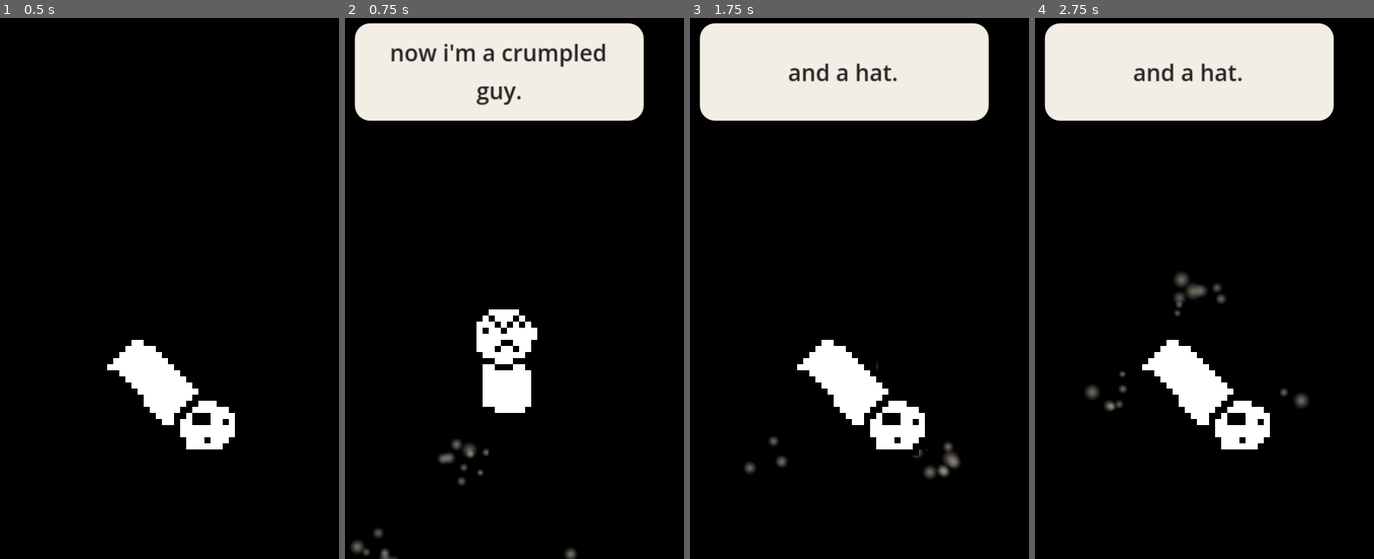
Above: before the commit, frames 1-4 (left to right).
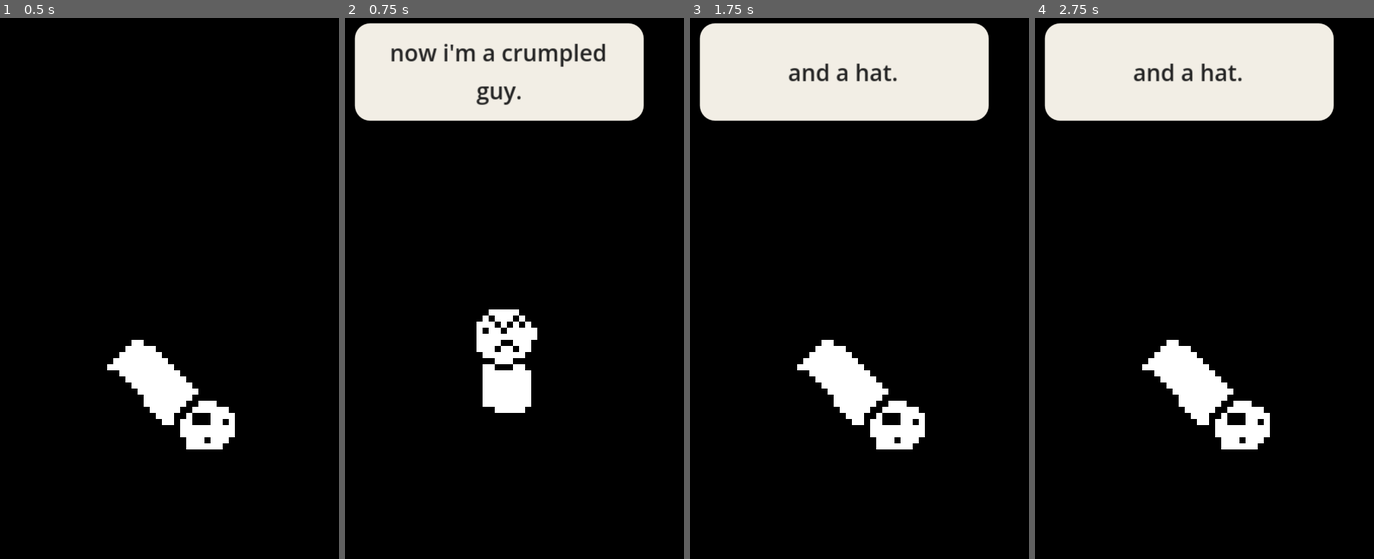
Above: after the commit, the same moments.

Repository: veroteknic/the-useless-fuck
Game: Godot game, scene res://main.tscn
Two runs of this game, one before a commit and one after it. Both use one fixed random seed, a clock stepped at 60 frames per second and the inputs below.
Inputs (mouse positions are in pixels of both pictures, inside the frame that each line leads up to):
- Up to frame 1 (0.5 s): no input
- Up to frame 2 (0.75 s): tap Enter at 0.5 s; drag from (507, 375) to (568, 164) at 0.52 s
- Up to frame 3 (1.75 s): drag from (outside the picture) to (822, 396) at 1.27 s
- Up to frame 4 (2.75 s): move the mouse to (outside the picture) at 2.02 s; click (outside the picture) at 2.17 s

Frame 1 is identical in both runs. In frame 2, 0.6% of the frame differs, in the area x 1-69%, y 77-100%; in frame 3, 0.5%; in frame 4, 0.7%, in the area x 14-81%, y 46-73%.

Commit message:
spawn particles from screen edges

Diff:
--- a/main.gd
+++ b/main.gd
@@ -210,7 +210,7 @@
 	dust_particles.lifetime_randomness = 0.35
 	dust_particles.explosiveness = 1.0
 	dust_particles.direction = Vector2.RIGHT
-	dust_particles.spread = 360.0
+	dust_particles.spread = 50.0
 	dust_particles.initial_velocity_min = 35.0
 	dust_particles.initial_velocity_max = 110.0
 	dust_particles.gravity = Vector2(0, 70.0)
@@ -224,12 +224,7 @@
 	dust_particles.scale_amount_max = 1.4
 	dust_particles.color = Color("#d8d1bf")
 	dust_particles.color_ramp = _make_fade_gradient(0.85)
-	dust_particles.emission_shape = CPUParticles2D.EMISSION_SHAPE_POINTS
-	dust_particles.emission_points = PackedVector2Array([
-		Vector2(-56.0, 0.0),
-		Vector2(56.0, 0.0),
-		Vector2(0.0, -56.0)
-	])
+	dust_particles.emission_shape = CPUParticles2D.EMISSION_SHAPE_POINT
 	effects_layer.add_child(dust_particles)
 
 	crumb_particles = CPUParticles2D.new()
@@ -243,8 +238,8 @@
 	crumb_particles.lifetime = 0.85
 	crumb_particles.lifetime_randomness = 0.4
 	crumb_particles.explosiveness = 1.0
-	crumb_particles.direction = Vector2.UP
-	crumb_particles.spread = 120.0
+	crumb_particles.direction = Vector2.DOWN
+	crumb_particles.spread = 60.0
 	crumb_particles.initial_velocity_min = 60.0
 	crumb_particles.initial_velocity_max = 170.0
 	crumb_particles.gravity = Vector2(0, 520.0)
@@ -258,12 +253,7 @@
 	crumb_particles.scale_amount_max = 1.5
 	crumb_particles.color = Color("#d9dde3")
 	crumb_particles.color_ramp = _make_fade_gradient(1.0)
-	crumb_particles.emission_shape = CPUParticles2D.EMISSION_SHAPE_POINTS
-	crumb_particles.emission_points = PackedVector2Array([
-		Vector2(-14.0, 0.0),
-		Vector2(14.0, 0.0),
-		Vector2(0.0, -14.0)
-	])
+	crumb_particles.emission_shape = CPUParticles2D.EMISSION_SHAPE_POINT
 	effects_layer.add_child(crumb_particles)
 
 
@@ -296,23 +286,62 @@
 		crumb_particles.position = crumb_origin - window_position
 
 
-func burst_dust(desktop_spawn_position: Vector2) -> void:
+func _screen_edge_spawn() -> Dictionary:
+	var inset := 12.0
+	var margin := 60.0
+	var y_min := desktop_min.y + margin
+	var y_max := maxf(y_min, desktop_max.y - margin)
+	var x_min := desktop_min.x + margin
+	var x_max := maxf(x_min, desktop_max.x - margin)
+
+	match randi() % 3:
+		0:
+			return {
+				"position": Vector2(
+					desktop_min.x + inset,
+					randf_range(y_min, y_max)
+				),
+				"direction": Vector2.RIGHT
+			}
+		1:
+			return {
+				"position": Vector2(
+					desktop_max.x - inset,
+					randf_range(y_min, y_max)
+				),
+				"direction": Vector2.LEFT
+			}
+		_:
+			return {
+				"position": Vector2(
+					randf_range(x_min, x_max),
+					desktop_min.y + inset
+				),
+				"direction": Vector2.DOWN
+			}
+
+
+func burst_dust() -> void:
 	if not particles_enabled or dust_particles == null:
 		return
 
-	dust_origin = desktop_spawn_position
+	var spawn := _screen_edge_spawn()
+	dust_origin = spawn["position"]
 	dust_origin_set = true
+	dust_particles.direction = spawn["direction"]
 	dust_particles.position = dust_origin - (desktop_position - PET_LOCAL_POSITION)
 	dust_particles.restart()
 	dust_particles.emitting = true
 
 
-func burst_crumbs(desktop_spawn_position: Vector2) -> void:
+func burst_crumbs() -> void:
 	if not particles_enabled or crumb_particles == null:
 		return
 
-	crumb_origin = desktop_spawn_position
+	var spawn := _screen_edge_spawn()
+	crumb_origin = spawn["position"]
 	crumb_origin_set = true
+	crumb_particles.direction = spawn["direction"]
 	crumb_particles.position = crumb_origin - (desktop_position - PET_LOCAL_POSITION)
 	crumb_particles.restart()
 	crumb_particles.emitting = true
@@ -383,7 +412,7 @@
 		jump_launch = false
 
 		if impact_speed > settling_threshold:
-			burst_dust(desktop_position)
+			burst_dust()
 
 		if impact_speed >= landing_threshold and not self_jump:
 			# Remember the hard impact, but keep bouncing. The celebration
@@ -434,7 +463,7 @@
 
 		walk_dust_timer -= delta
 		if walk_dust_timer <= 0.0:
-			burst_dust(desktop_position)
+			burst_dust()
 			walk_dust_timer = 0.6
 
 		walk_timer -= delta
@@ -514,7 +543,7 @@
 	velocity.y = -randf_range(jump_speed_min, jump_speed_max)
 	sprite.flip_h = velocity.x < 0.0
 
-	burst_dust(desktop_position)
+	burst_dust()
 
 	reset_jump_timer()
 	reset_walk_pause_timer()
@@ -817,7 +846,7 @@
 	# Let the visual tab reach his mouth before the real tab goes away.
 	await get_tree().create_timer(0.45).timeout
 	_close_active_tab()
-	burst_crumbs(desktop_position + Vector2(0, -12.0))
+	burst_crumbs()
 
 	await get_tree().create_timer(0.25).timeout
 	eating = false
